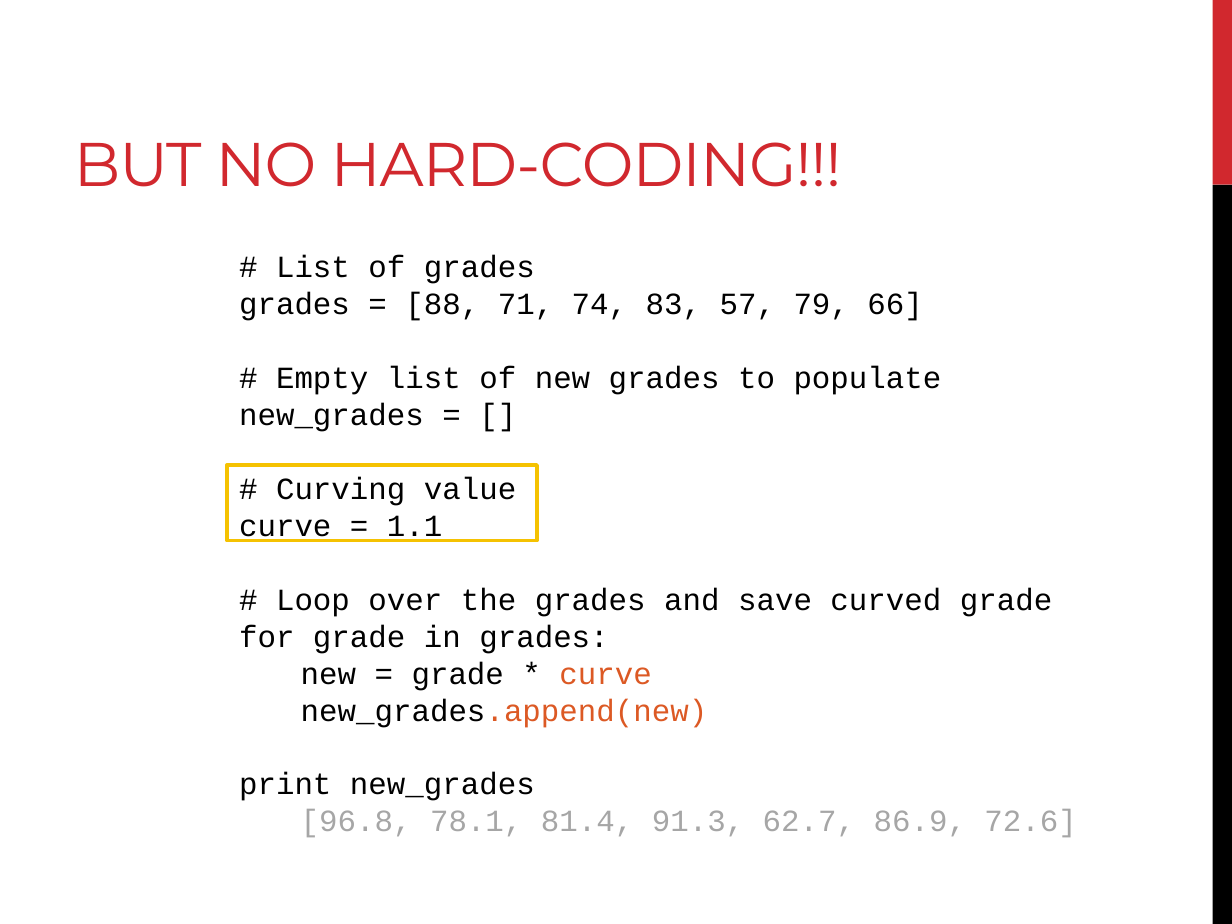
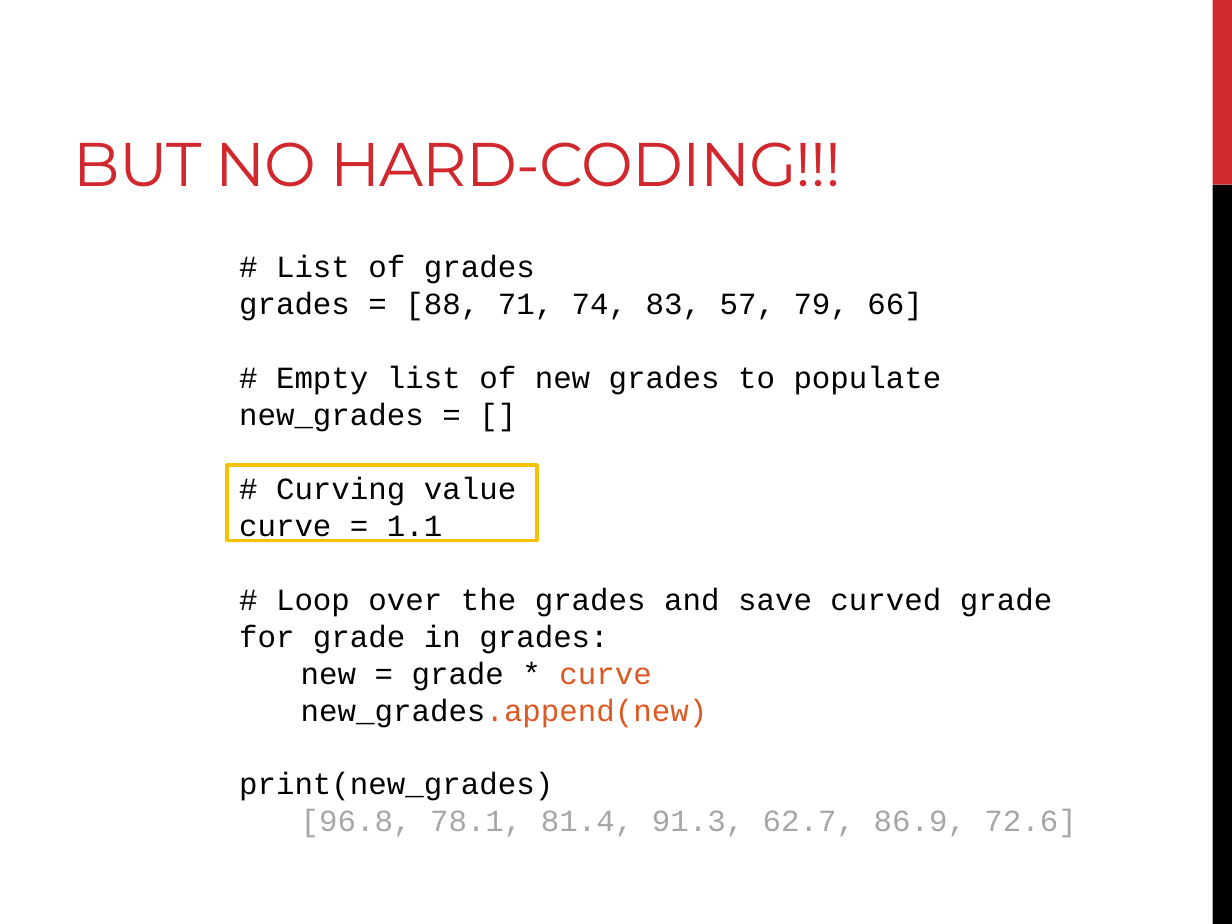
Before and after one commit to sjspielman/bdib2016_python, a slide deck: slide 9 of files/day2_materials/slides_day2.pptx (slide 15 before the commit). Drawn at 1232x924 pixels with LibreOffice and Linux fonts; fonts in the diff are those of the drawing. Boxes give left, top, right and bottom in pixels: in the first picture for what was removed or moved away, otherwise in the second. Text is boxed around its words. In the diff, an @@ line names an element or a change of style, - is before the commit and + after.

```diff
--- a/files/day2_materials/slides_day2.pptx
+++ b/files/day2_materials/slides_day2.pptx
@@ text at (x1=239, y1=772, x2=553, y2=801): text changed @@
-print new_grades
+print(new_grades)
```
Also in this commit, not shown: 12 other slides changed, 1 slide added, 10 slides removed, 1 other file.
